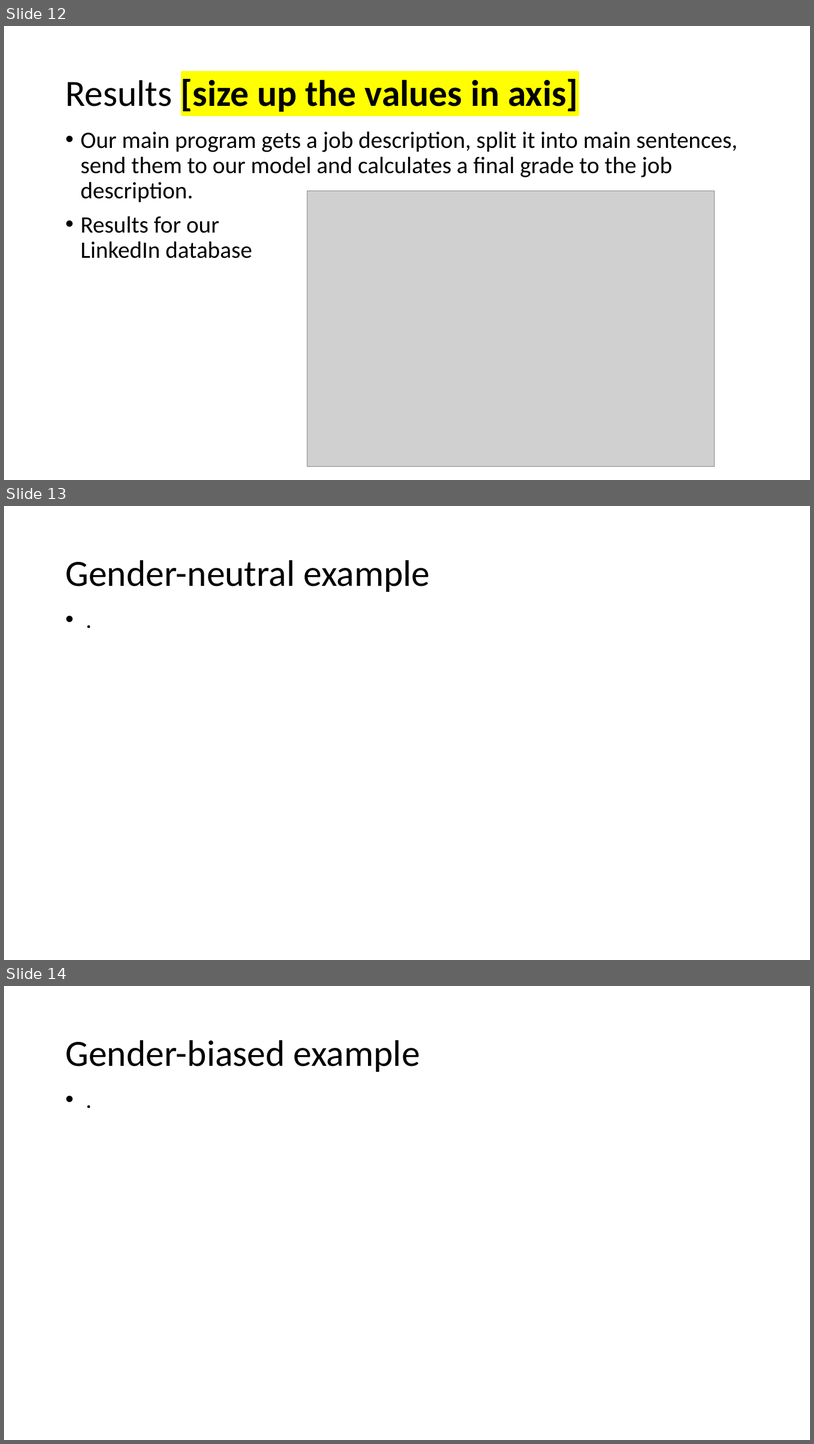
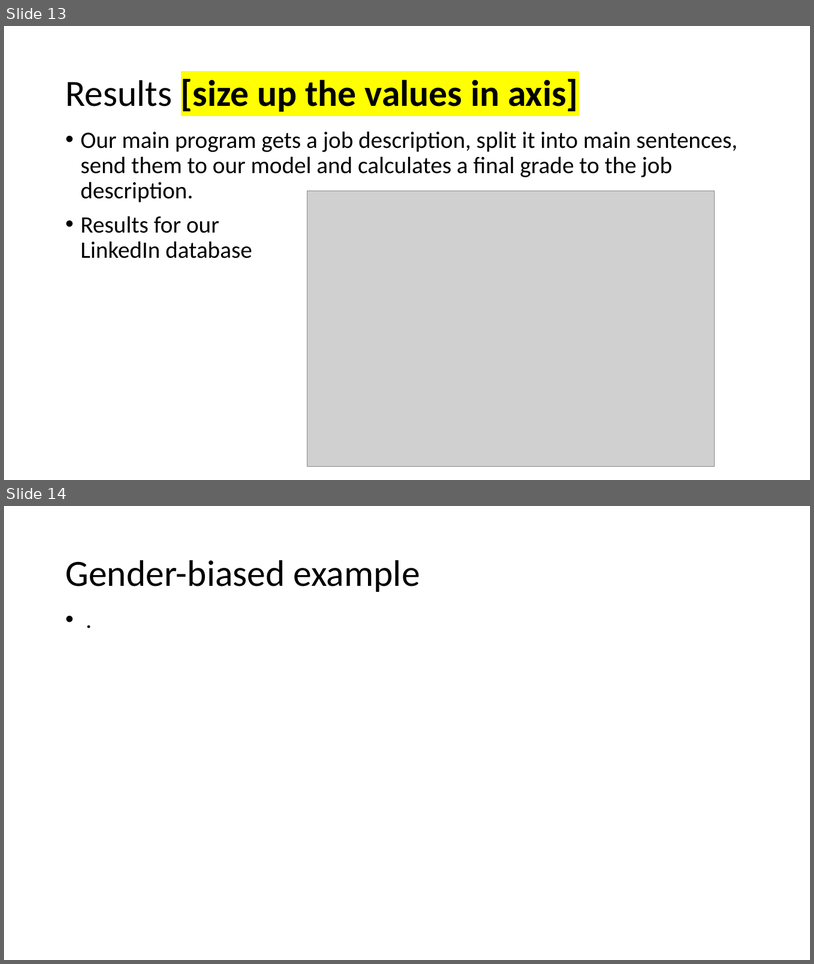
Before and after one commit to lironcohen8/Gender_Bias_in_Job_Descriptions, a slide deck: final presentation/Final presentation Team 5.pptx. Shown one above the other, each under a label of ours: slides 12, 13 and 14 before the commit, slides 13 and 14 after it. The pictures are 814x1444 and 814x964 pixels, drawn with LibreOffice and Linux fonts; fonts in the diff are those of the drawing; grey boxes stand for pictures; background and template pictures are left out. Boxes give left, top, right and bottom in pixels: in the first picture for what was removed or moved away, otherwise in the second. Text is boxed around its words. In the diff, an @@ line names an element or a change of style, - is before the commit and + after.

```diff
--- a/final presentation/Final presentation Team 5.pptx
+++ b/final presentation/Final presentation Team 5.pptx
@@ slide 13 removed at <box>4,506,810,960</box>, background picture (left out) @@
@@ title removed at <box>65,560,430,592</box> @@
-Gender-neutral example
@@ text removed at <box>60,604,755,892</box> @@
-• .
@@ what was slide 12 is now slide 13 @@
```
Also in this commit, not shown: 1 slide added, 1 other slide removed, 1 other file.
